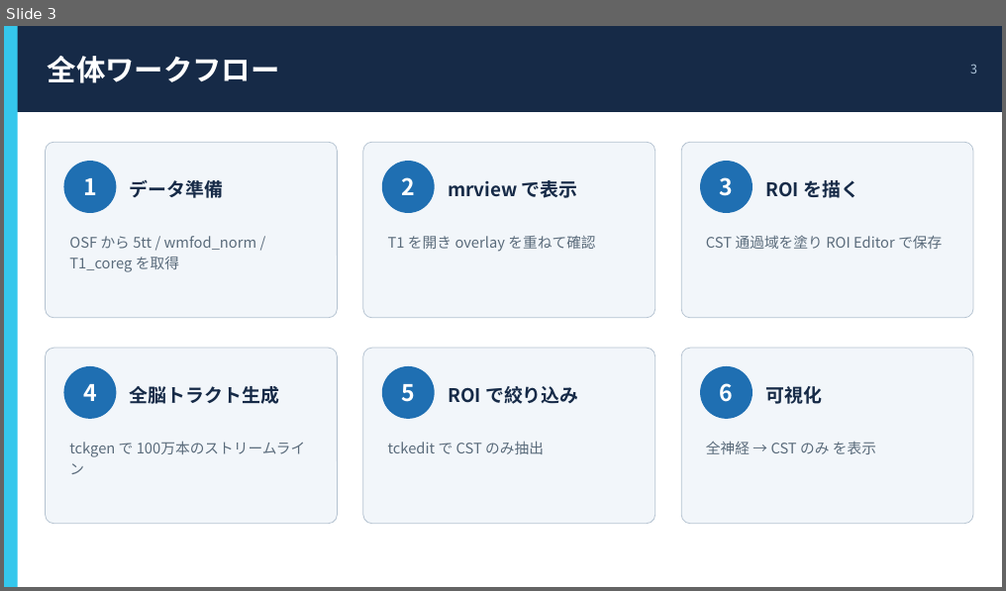
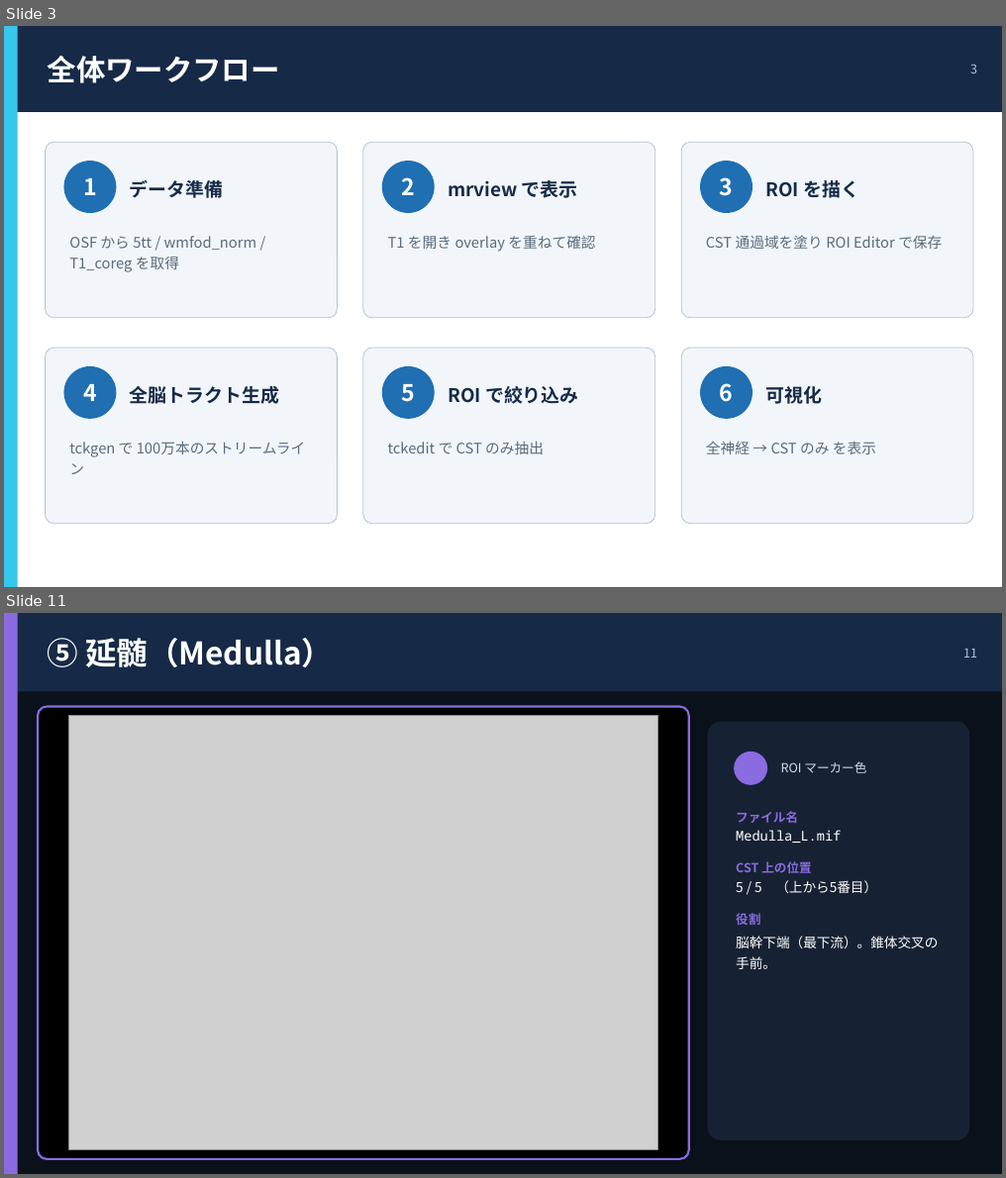
Before and after one commit to tiankevin02/Kevin-Email-AI, a slide deck: slides/CST_tractography_slides.pptx. Shown one above the other, each under a label of ours: slide 3 before the commit, slides 3 and 11 after it; the slides between them are not shown. The pictures are 1006x591 and 1006x1178 pixels, drawn with LibreOffice and Linux fonts; fonts in the diff are those of the drawing; grey boxes stand for pictures. Boxes give left, top, right and bottom in pixels: in the first picture for what was removed or moved away, otherwise in the second. Text is boxed around its words. In the diff, an @@ line names an element or a change of style, - is before the commit and + after.

```diff
--- a/slides/CST_tractography_slides.pptx
+++ b/slides/CST_tractography_slides.pptx
@@ slide 11 added at bbox=[4, 613, 1002, 1174], background #FFFFFF @@
@@ rectangle added at bbox=[4, 613, 1002, 1174], fill #0B111A @@
@@ rectangle added at bbox=[4, 613, 1002, 691], fill #162A47 @@
@@ rectangle added at bbox=[4, 613, 18, 1174], fill #8A6BE0 @@
@@ text added at bbox=[48, 638, 333, 667], 30 pt, text #FFFFFF, bold @@
+⑤ 延髄（Medulla）
@@ text added at bbox=[963, 649, 977, 658], 12 pt, text #AFC6DB @@
+11
@@ rounded rectangle added at bbox=[38, 707, 689, 1159], fill #000000, outline #8A6BE0 2 pt @@
@@ picture added at bbox=[68, 716, 657, 1151] @@
@@ rounded rectangle added at bbox=[708, 722, 969, 1141], fill #162233 @@
@@ ellipse added at bbox=[734, 752, 767, 785], fill #8A6BE0 @@
@@ text added at bbox=[781, 761, 866, 773], 12 pt, text #CFDDEA @@
+ROI マーカー色
@@ text added at bbox=[736, 811, 938, 969], 13 pt, text #FFFFFF @@
+ファイル名
+Medulla_L.mif
+CST 上の位置
+5 / 5 （上から5番目）
+役割
+脳幹下端（最下流）。錐体交叉の手前。
```
Also in this commit, not shown: 9 slides changed, 4 other slides added, 1 slide removed, 11 other files.
